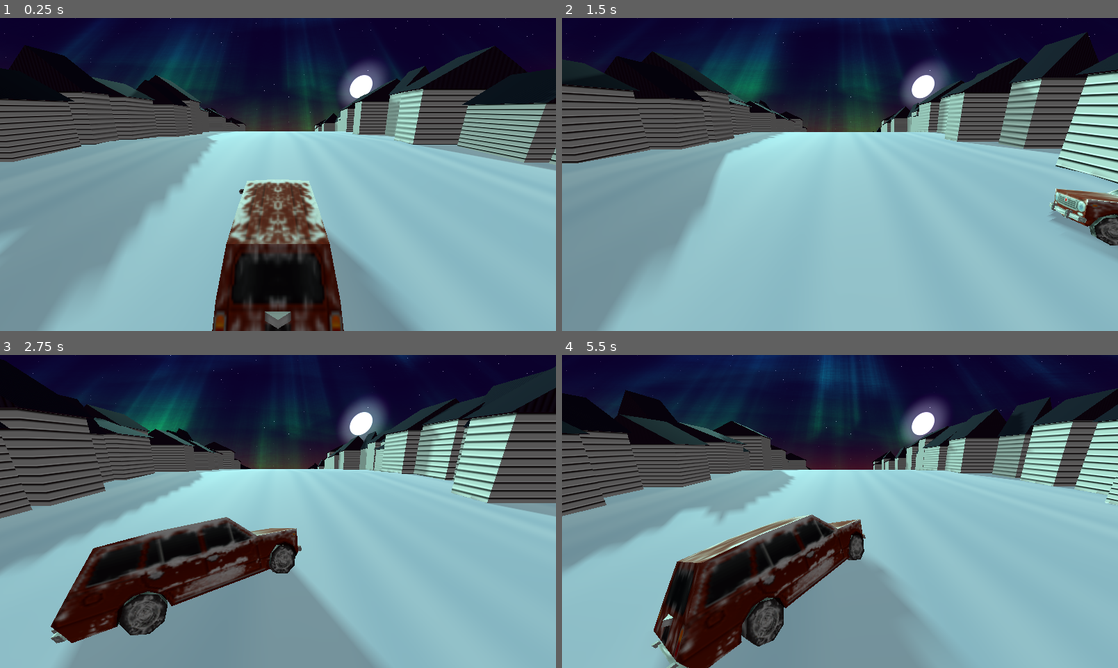
Above: before the commit, frames 1-4 (two rows, left to right).
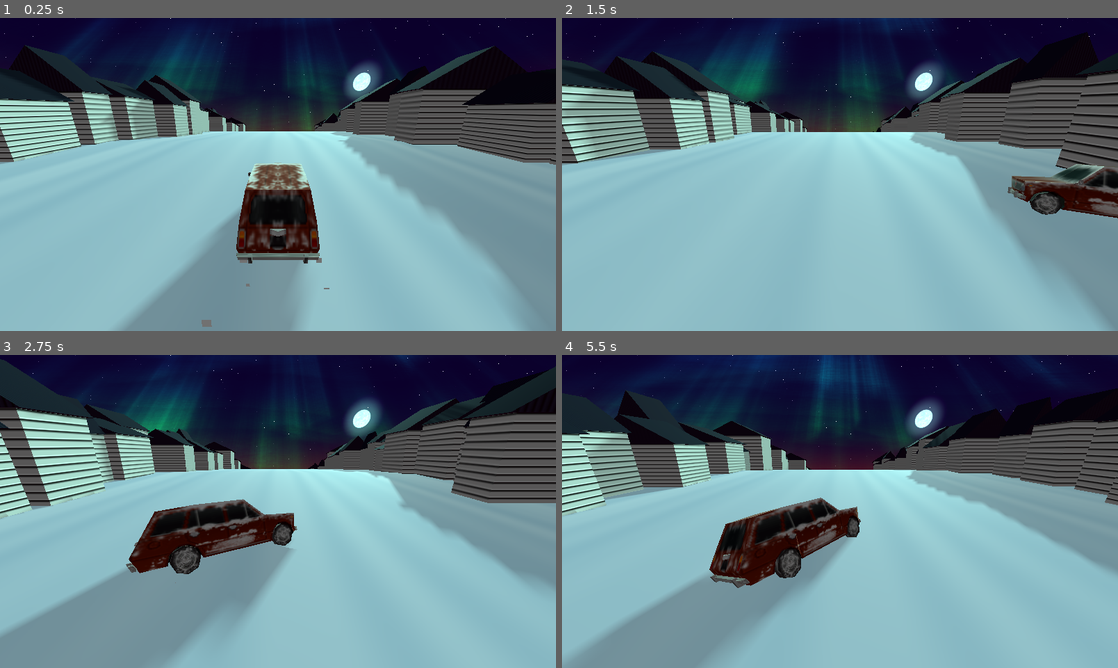
Above: after the commit, the same moments.

Repository: bjornarprytz/waves
Game: Godot game, scene res://main.tscn
Same seed, same stepped clock (60 frames per second), same inputs: the game is played once before the commit and once after it.
Inputs:
- Up to frame 1 (0.25 s): no input
- Up to frame 2 (1.5 s): hold Right (ui_right) 0.53-1.28 s; hold Left (ui_left) from 1.28 s (still down)
- Up to frame 3 (2.75 s): release Left (ui_left) at 2.03 s; hold Right (ui_right) from 2.03 s (still down)
- Up to frame 4 (5.5 s): release Right (ui_right) at 3.53 s; hold Left (ui_left) from 3.53 s (still down)

The runs differ from the first frame. In frame 1, 47% of the frame differs, in the area x 0-100%, y 0-100%; in frame 2, 32%; in frame 3, 40%; in frame 4, 42%.

Commit message:
wip car visuals

Diff:
--- a/src/car.gd
+++ b/src/car.gd
@@ -2,8 +2,6 @@
 extends Node3D
 
 @onready var car: MeshInstance3D = %Car
-@onready var tilt_anchor_left: Node3D = %TiltAnchorLeft
-@onready var tilt_anchor_right: Node3D = %TiltAnchorRight
 
 var left_bound := -1.5
 var right_bound := 1.5
--- a/src/car.tscn
+++ b/src/car.tscn
@@ -1,11 +1,22 @@
-[gd_scene load_steps=5 format=3 uid="uid://dnlnc82km7nue"]
+[gd_scene load_steps=9 format=3 uid="uid://dnlnc82km7nue"]
 
 [ext_resource type="Script" uid="uid://ghdg8kw3r0wl" path="res://car.gd" id="1_7822p"]
 [ext_resource type="ArrayMesh" uid="uid://cgymitcxs8u6v" path="res://assets/img/Car.obj" id="1_k61xc"]
 [ext_resource type="Texture2D" uid="uid://cylxt80vrmuyl" path="res://assets/img/car_snow_red.png" id="2_06lh1"]
+[ext_resource type="Texture2D" uid="uid://0i6fkyaoslsg" path="res://assets/img/white-square-big.png" id="4_06lh1"]
 
 [sub_resource type="StandardMaterial3D" id="StandardMaterial3D_td361"]
 albedo_texture = ExtResource("2_06lh1")
+
+[sub_resource type="StandardMaterial3D" id="StandardMaterial3D_k61xc"]
+albedo_texture = ExtResource("4_06lh1")
+
+[sub_resource type="QuadMesh" id="QuadMesh_k61xc"]
+material = SubResource("StandardMaterial3D_k61xc")
+
+[sub_resource type="Gradient" id="Gradient_td361"]
+offsets = PackedFloat32Array(0.007380074, 1)
+colors = PackedColorArray(0.29219356, 0.2921887, 0.2921899, 1, 1, 1, 1, 1)
 
 [node name="CarAnchor" type="Node3D"]
 script = ExtResource("1_7822p")
@@ -16,10 +27,26 @@
 mesh = ExtResource("1_k61xc")
 surface_material_override/0 = SubResource("StandardMaterial3D_td361")
 
-[node name="TiltAnchorLeft" type="Node3D" parent="."]
-unique_name_in_owner = true
-transform = Transform3D(-0.29999998, 0, 2.6226832e-08, 0, 0.29999998, 0, -2.6226832e-08, 0, -0.29999998, -0.2543087, 0, 0)
+[node name="SnowTrail" type="CPUParticles3D" parent="."]
+transform = Transform3D(1, 0, 0, 0, 1, 0, 0, 0, 1, -0.3180419, 0.02916807, 0.5743383)
+amount = 20
+mesh = SubResource("QuadMesh_k61xc")
+direction = Vector3(1, 0, 30)
+spread = 15.0
+initial_velocity_min = 3.0
+initial_velocity_max = 5.0
+scale_amount_min = 0.01
+scale_amount_max = 0.07
+color_ramp = SubResource("Gradient_td361")
 
-[node name="TiltAnchorRight" type="Node3D" parent="."]
-unique_name_in_owner = true
-transform = Transform3D(-0.29999998, 0, 2.6226832e-08, 0, 0.29999998, 0, -2.6226832e-08, 0, -0.29999998, 0.29700518, 0, 0)
+[node name="SnowTrail2" type="CPUParticles3D" parent="."]
+transform = Transform3D(1, 0, 0, 0, 1, 0, 0, 0, 1, 0.31309453, 0.02916807, 0.5743383)
+amount = 20
+mesh = SubResource("QuadMesh_k61xc")
+direction = Vector3(1, 0, 30)
+spread = 15.0
+initial_velocity_min = 3.0
+initial_velocity_max = 5.0
+scale_amount_min = 0.01
+scale_amount_max = 0.07
+color_ramp = SubResource("Gradient_td361")
--- a/src/main.tscn
+++ b/src/main.tscn
@@ -11,11 +11,11 @@
 shader_parameter/horizon_color = Color(0.5061762, 0.039820664, 0.117097475, 1)
 shader_parameter/sky_color = Color(0.063, 0, 0.173, 1)
 shader_parameter/star_color = Color(1, 1, 1, 1)
-shader_parameter/moon_color = Color(0.95, 0.95, 1, 1)
+shader_parameter/moon_color = Color(0.627451, 1, 0.8901961, 1)
 shader_parameter/star_density = 1.0
-shader_parameter/star_brightness = 0.78000003705
-shader_parameter/moon_position = Vector2(0.83, 0.17)
-shader_parameter/moon_size = 0.05600000196148
+shader_parameter/star_brightness = 1.4470000687325
+shader_parameter/moon_position = Vector2(0.83, 0.185)
+shader_parameter/moon_size = 0.04300000134398
 
 [sub_resource type="Sky" id="Sky_synth"]
 sky_material = SubResource("ShaderMaterial_sky")
@@ -42,7 +42,7 @@
 
 [node name="Car" parent="." instance=ExtResource("3_h2yge")]
 unique_name_in_owner = true
-transform = Transform3D(1, 0, 0, 0, 0.99747795, -0.07097516, 0, 0.07097516, 0.99747795, 0, -1.2248427, -1.59)
+transform = Transform3D(1, 0, 0, 0, 0.9998934, -0.014590427, 0, 0.014590427, 0.9998934, 0, -1.205693, -2.2088487)
 
 [node name="Aurora" parent="." instance=ExtResource("5_aurora")]
 transform = Transform3D(1000.00006, 0, 0, 0, 65.23367, 75.79295, 0, -75.79295, 65.23367, 0, 35.249466, -167.2198)
@@ -50,7 +50,7 @@
 [node name="CanvasLayer" type="CanvasLayer" parent="."]
 
 [node name="Moon" type="DirectionalLight3D" parent="."]
-transform = Transform3D(-0.9134531, 0.09986766, -0.3944995, -3.128903e-08, 0.9694197, 0.24540894, 0.40694404, 0.22416957, -0.8855195, 0, 0, -66.45788)
+transform = Transform3D(-0.92512363, -0.093173444, 0.3680557, -4.1320217e-08, 0.96941966, 0.24540879, -0.3796659, 0.2270335, -0.896833, 0, 0, -69.9392)
 light_color = Color(0.6256624, 0.9999997, 0.8915878, 1)
 light_angular_distance = 14.15
 shadow_enabled = true
--- a/src/sky.gdshader
+++ b/src/sky.gdshader
@@ -91,16 +91,25 @@
     );
 
     // Calculate angular distance using dot product
-    float angular_dist = acos(clamp(dot(normalize(dir), moon_dir), -1.0, 1.0));
+    float angular_dist = acos(clamp(dot(normalize(dir), normalize(moon_dir)), -1.0, 1.0));
 
     // Moon disc with soft edge
     float moon_disc = smoothstep(moon_size, moon_size * 0.9, angular_dist);
+
+    // Moon texture - create crater-like patterns
+    vec2 moon_uv = (dir.xy - moon_dir.xy) / moon_size;
+    float crater_noise = noise(moon_uv * 8.0);
+    crater_noise += noise(moon_uv * 16.0) * 0.5;
+    crater_noise += noise(moon_uv * 32.0) * 0.25;
+
+    // Moon surface color variation (darker craters, brighter highlands)
+    vec3 moon_surface = moon_color * (0.7 + crater_noise * 0.3);
 
     // Moon glow
     float moon_glow = smoothstep(moon_size * 2.5, moon_size, angular_dist) * 0.3;
 
     // Combine moon
-    vec3 moon = moon_color * (moon_disc + moon_glow);
+    vec3 moon = moon_surface * moon_disc + moon_color * moon_glow;
     final_sky += moon;
 
     COLOR = final_sky;
Binary file added: src/assets/img/white-square-big.png
Not shown, added: src/assets/img/white-square-big.png.import
Not shown, changed: readme.md
